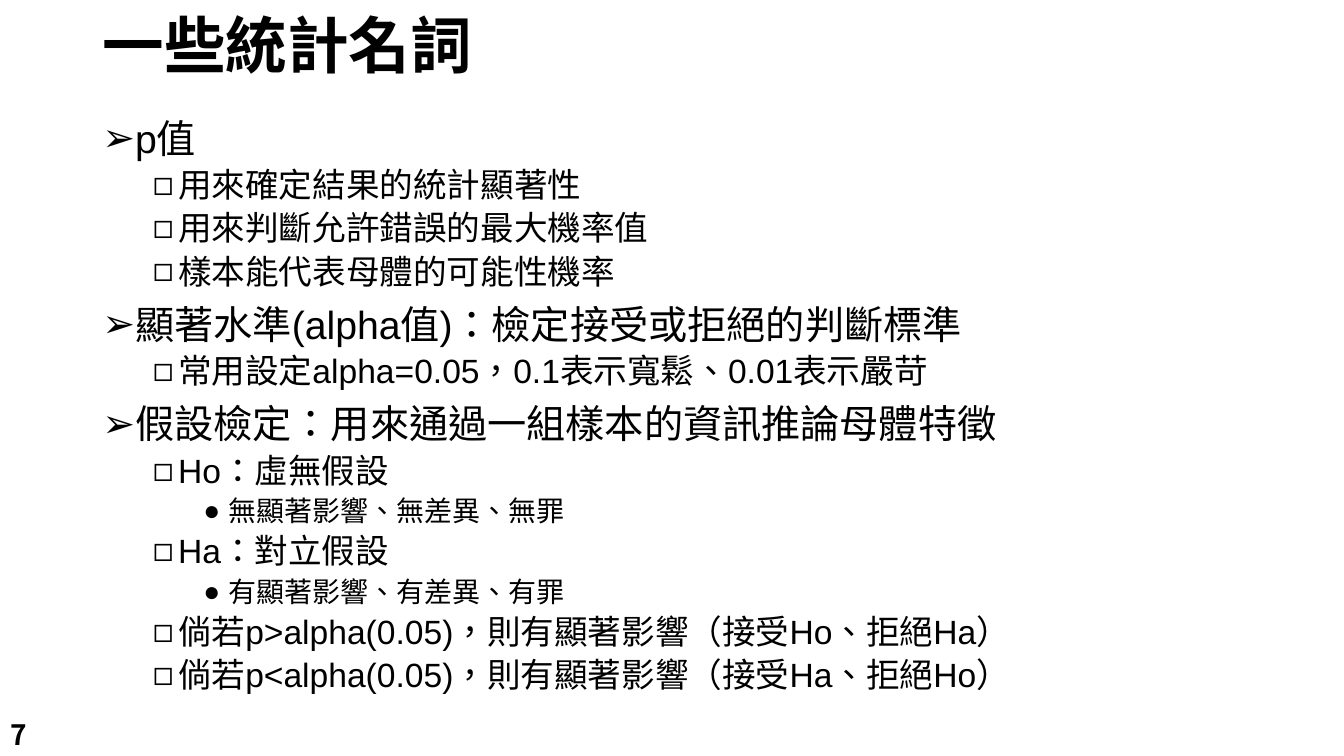
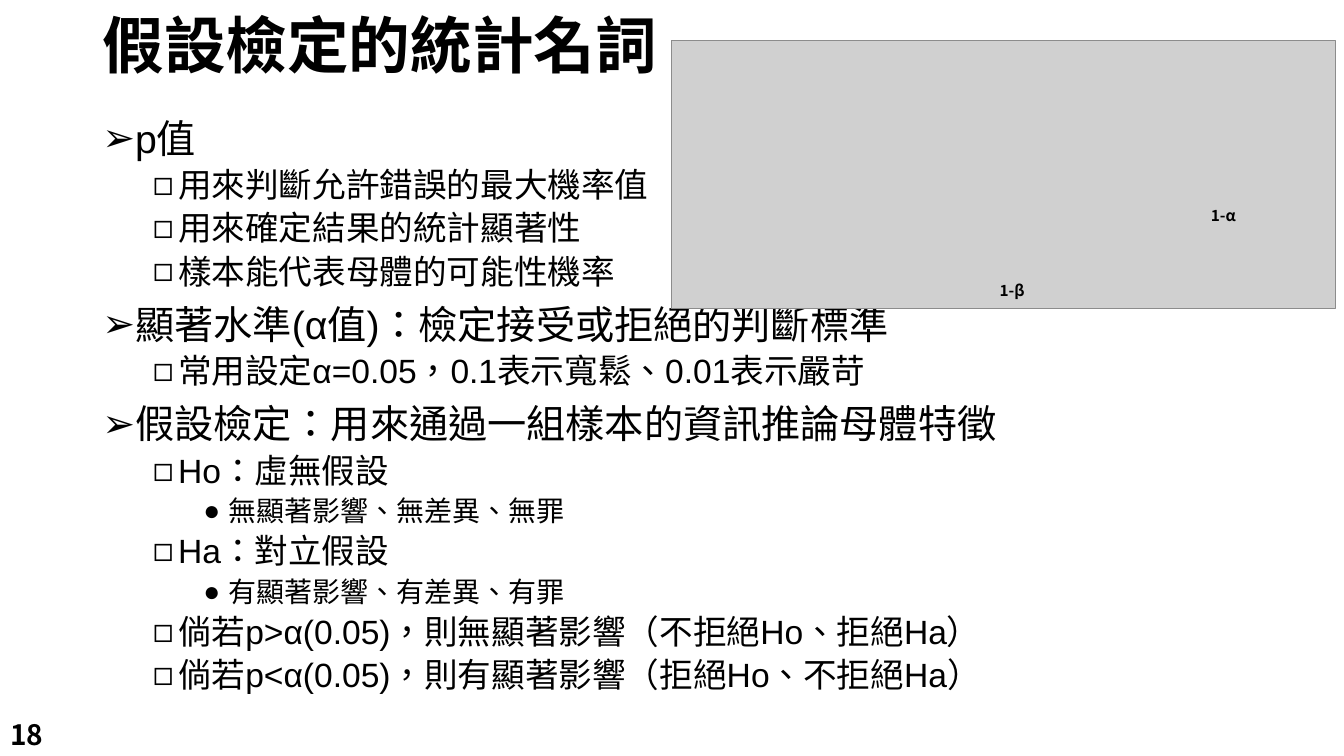
Before and after one commit to LeBronWilly/Basic_R_Language, a slide deck: slide 18 of R_Presentation.pptx (slide 7 before the commit). Drawn at 1344x756 pixels with LibreOffice and Linux fonts; fonts in the diff are those of the drawing; grey boxes stand for pictures; background and template pictures are left out. Boxes give left, top, right and bottom in pixels: in the first picture for what was removed or moved away, otherwise in the second. Text is boxed around its words. In the diff, an @@ line names an element or a change of style, - is before the commit and + after.

```diff
--- a/R_Presentation.pptx
+++ b/R_Presentation.pptx
@@ title at (102, 15, 656, 74): text changed @@
-一些統計名詞
+假設檢定的統計名詞
@@ picture added at (673, 40, 1336, 308) @@
@@ text at (178, 168, 648, 200): paragraph added @@
+  ◻ 用來判斷允許錯誤的最大機率值
@@ text at (178, 211, 648, 243): paragraph removed @@
-  ◻ 用來判斷允許錯誤的最大機率值
@@ text added at (1211, 210, 1236, 221), 11 pt, text #000000, bold @@
+1-α
@@ text at (135, 299, 888, 386): text changed @@
-➢ 顯著水準(alpha值)：檢定接受或拒絕的判斷標準
-  ◻ 常用設定alpha=0.05，0.1表示寬鬆、0.01表示嚴苛
+➢ 顯著水準(α值)：檢定接受或拒絕的判斷標準
+  ◻ 常用設定α=0.05，0.1表示寬鬆、0.01表示嚴苛
@@ text added at (1000, 283, 1025, 299), 11 pt, text #000000, bold @@
+1-β
@@ text at (178, 615, 981, 694): text changed @@
-  ◻ 倘若p>alpha(0.05)，則有顯著影響（接受Ho、拒絕Ha）
-  ◻ 倘若p<alpha(0.05)，則有顯著影響（接受Ha、拒絕Ho）
+  ◻ 倘若p>α(0.05)，則無顯著影響（不拒絕Ho、拒絕Ha）
+  ◻ 倘若p<α(0.05)，則有顯著影響（拒絕Ho、不拒絕Ha）
@@ page number at (10, 724, 43, 746): text changed @@
-7
+18
```
Also in this commit, not shown: 17 other slides changed, 2 other files.
